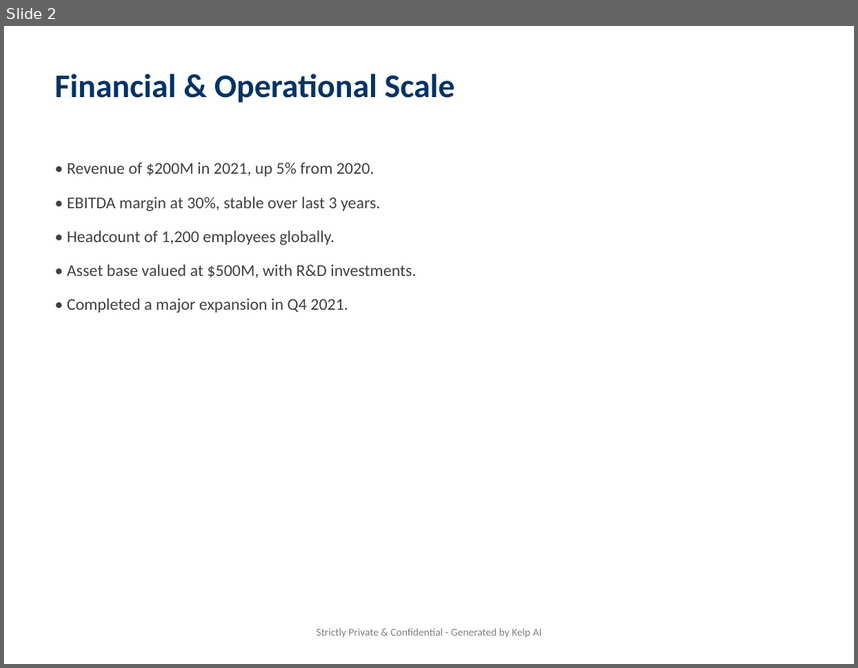
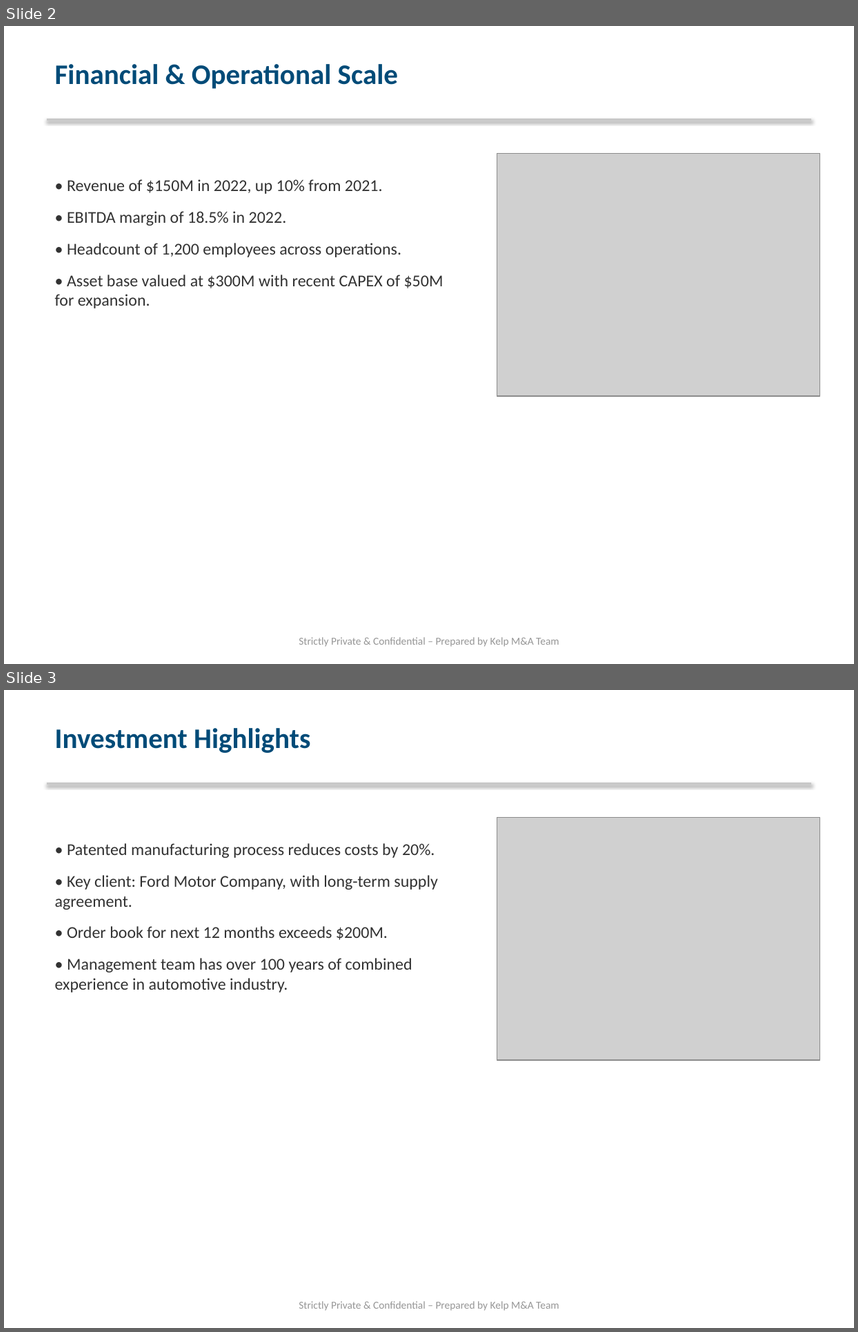
Before and after one commit to PiyushiAnand/Doc_to_PPT, a slide deck: Blind_Teaser_Final.pptx. Shown one above the other, each under a label of ours: slide 2 before the commit, slides 2 and 3 after it. The pictures are 858x668 and 858x1332 pixels, drawn with LibreOffice and Linux fonts; fonts in the diff are those of the drawing; grey boxes stand for pictures. Boxes give left, top, right and bottom in pixels: in the first picture for what was removed or moved away, otherwise in the second. Text is boxed around its words. In the diff, an @@ line names an element or a change of style, - is before the commit and + after.

Commit message:
ppt formatting needs improvements

```diff
--- a/Blind_Teaser_Final.pptx
+++ b/Blind_Teaser_Final.pptx
@@ slide 3 added at box(4, 690, 854, 1328), background #FFFFFF @@
@@ text added at box(55, 728, 310, 753), 24 pt, text #004B78, bold @@
+Investment Highlights
@@ line added from (47, 784) to (811, 784), #C8C8C8 1.5 pt @@
@@ picture added at box(497, 818, 820, 1060) @@
@@ text added at box(55, 843, 437, 992), 14 pt, text #323232 @@
+• Patented manufacturing process reduces costs by 20%.
+• Key client: Ford Motor Company, with long-term supply agreement.
+• Order book for next 12 months exceeds $200M.
+• Management team has over 100 years of combined experience in automotive industry.
@@ text added at box(299, 1301, 559, 1310), 9 pt, text #969696 @@
+Strictly Private & Confidential – Prepared by Kelp M&A Team
@@ slide 2 changed as well @@
@@ text "Financial & Operational Scale": place and size @@
-text "Financial & Operational Scale" at box(55, 74, 455, 103)
+text "Financial & Operational Scale" at box(55, 64, 398, 89)
@@ text "Financial & Operational Scale" at box(55, 64, 398, 89): size 28 to 24 pt, text colour #003366 to #004B78 @@
@@ line added from (47, 120) to (811, 120), #C8C8C8 1.5 pt @@
@@ picture added at box(497, 154, 820, 396) @@
@@ text at box(55, 179, 444, 308): text changed; text colour #404040 to #323232 @@
-• Revenue of $200M in 2021, up 5% from 2020.
-• EBITDA margin at 30%, stable over last 3 years.
-• Headcount of 1,200 employees globally.
-• Asset base valued at $500M, with R&D investments.
-• Completed a major expansion in Q4 2021.
+• Revenue of $150M in 2022, up 10% from 2021.
+• EBITDA margin of 18.5% in 2022.
+• Headcount of 1,200 employees across operations.
+• Asset base valued at $300M with recent CAPEX of $50M for expansion.
@@ text at box(299, 637, 559, 646): text changed; text colour #808080 to #969696 @@
-Strictly Private & Confidential - Generated by Kelp AI
+Strictly Private & Confidential – Prepared by Kelp M&A Team
```
Also in this commit, not shown: 1 other slide added, 2 slides removed, 4 other files.
